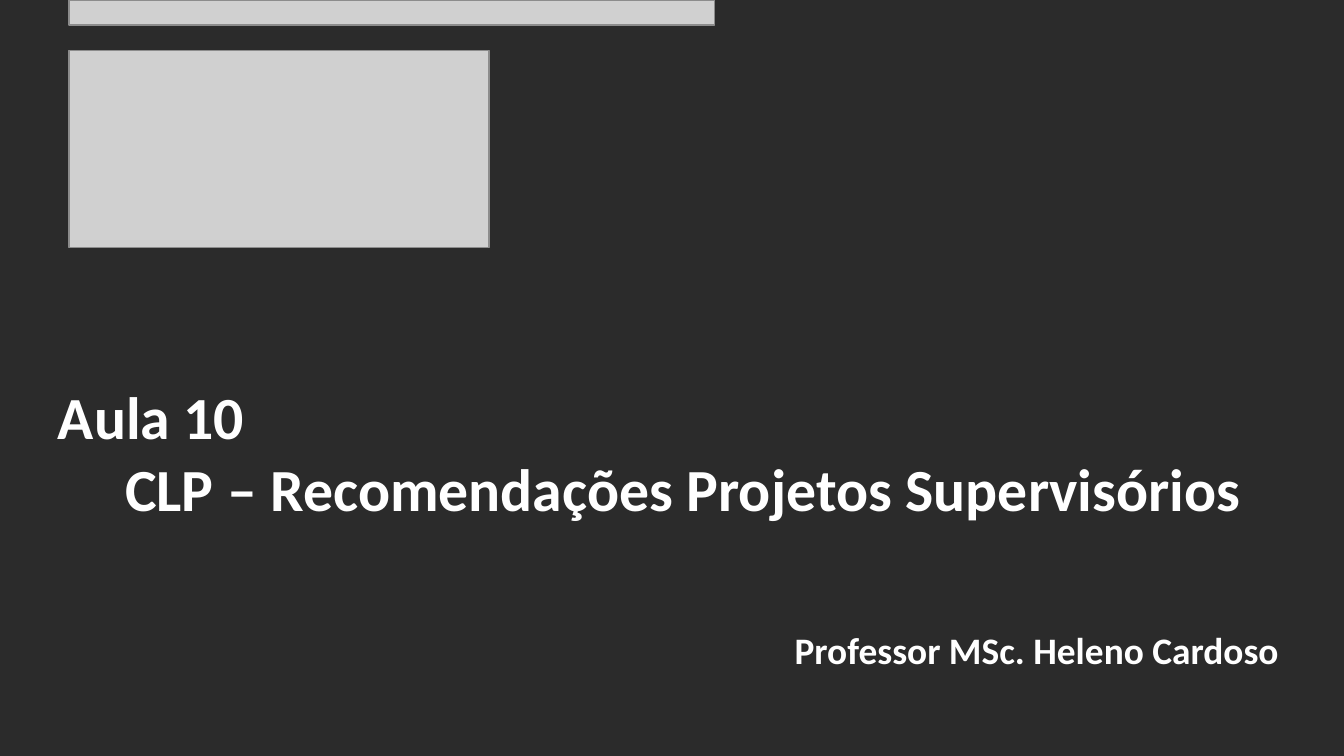
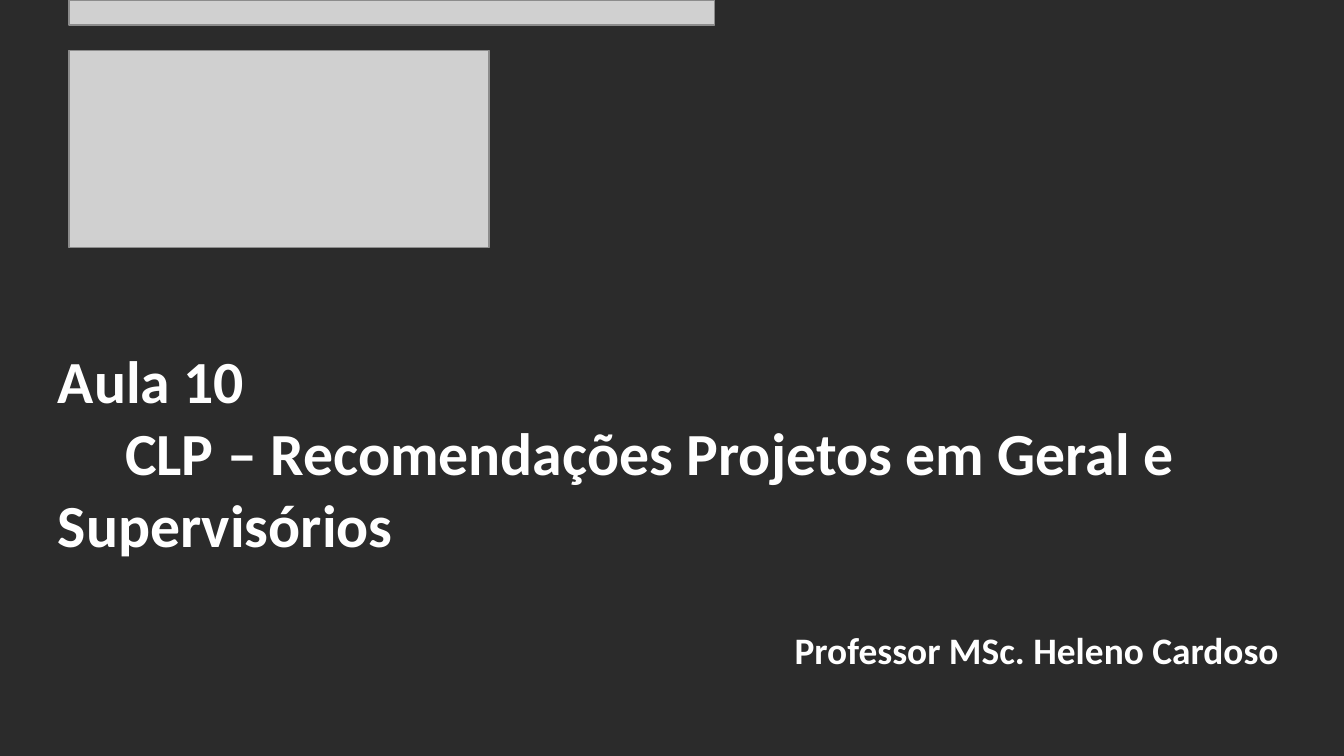
Before and after one commit to CloudEducationBrazil/WydenUniRuyControladoresLogicosProgCLP, a slide deck: slide 2 of 01 Classes/Aula10 - CLP - Recomendações Projetos Supervisórios.pptx. Drawn at 1344x756 pixels with LibreOffice and Linux fonts; fonts in the diff are those of the drawing; grey boxes stand for pictures; background and template pictures are left out; a plain dark background stands for a picture behind light text. Boxes give left, top, right and bottom in pixels: in the first picture for what was removed or moved away, otherwise in the second. Text is boxed around its words. In the diff, an @@ line names an element or a change of style, - is before the commit and + after.

Commit message:
Supervisórios CLP Recomendações ... - 08Mai2025

```diff
--- a/01 Classes/Aula10 - CLP - Recomendações Projetos Supervisórios.pptx
+++ b/01 Classes/Aula10 - CLP - Recomendações Projetos Supervisórios.pptx
@@ title at [58,361,1174,557]: text changed @@
-Aula 10
-CLP – Recomendações Projetos Supervisórios
+Aula 10
+CLP – Recomendações Projetos em Geral e Supervisórios
```
Also in this commit, not shown: 5 other slides changed, 13 slides added, 1 other file.
